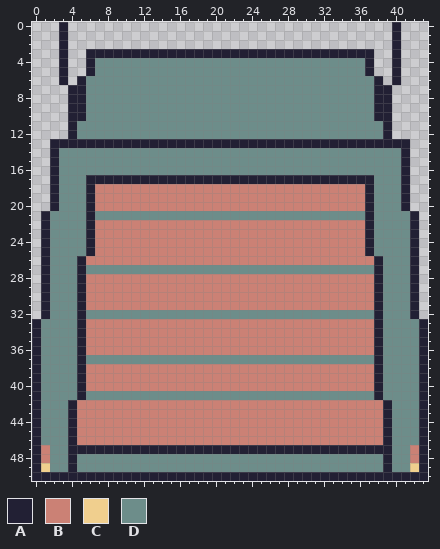
Pixel-art file, stored at src/art/truck.aseprite. The picture above is the old version.
44x51 pixels, 1 frame.
Palette (. is transparent): A #222034  B #cb8175  C #f0cf8e  D #6d8d8a
New version:
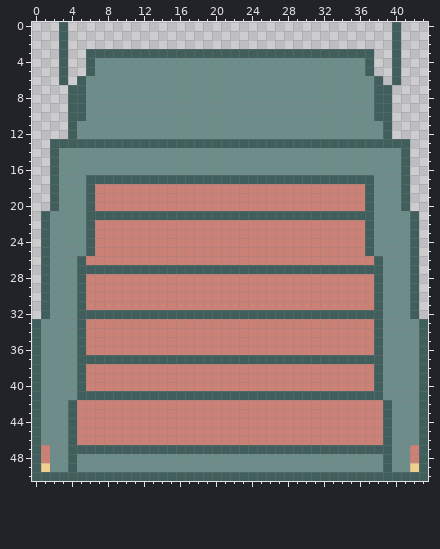
The exact change:
@@ palette @@
-A #222034
+A #3f5e5c
@@ x 0..43 @@
 20 ..ADDDABBBBBBBBBBBBBBBBBBBBBBBBBBBBBBADDDA..
-21 .ADDDDADDDDDDDDDDDDDDDDDDDDDDDDDDDDDDADDDDA.
+21 .ADDDDAAAAAAAAAAAAAAAAAAAAAAAAAAAAAAAADDDDA.
 22 .ADDDDABBBBBBBBBBBBBBBBBBBBBBBBBBBBBBADDDDA.
@@ x 0..43 @@
 26 .ADDDABBBBBBBBBBBBBBBBBBBBBBBBBBBBBBBBADDDA.
-27 .ADDDADDDDDDDDDDDDDDDDDDDDDDDDDDDDDDDDADDDA.
+27 .ADDDAAAAAAAAAAAAAAAAAAAAAAAAAAAAAAAAAADDDA.
 28 .ADDDABBBBBBBBBBBBBBBBBBBBBBBBBBBBBBBBADDDA.
@@ x 0..43 @@
 31 .ADDDABBBBBBBBBBBBBBBBBBBBBBBBBBBBBBBBADDDA.
-32 .ADDDADDDDDDDDDDDDDDDDDDDDDDDDDDDDDDDDADDDA.
+32 .ADDDAAAAAAAAAAAAAAAAAAAAAAAAAAAAAAAAAADDDA.
 33 ADDDDABBBBBBBBBBBBBBBBBBBBBBBBBBBBBBBBADDDDA
@@ x 0..43 @@
 36 ADDDDABBBBBBBBBBBBBBBBBBBBBBBBBBBBBBBBADDDDA
-37 ADDDDADDDDDDDDDDDDDDDDDDDDDDDDDDDDDDDDADDDDA
+37 ADDDDAAAAAAAAAAAAAAAAAAAAAAAAAAAAAAAAAADDDDA
 38 ADDDDABBBBBBBBBBBBBBBBBBBBBBBBBBBBBBBBADDDDA
@@ x 0..43 @@
 40 ADDDDABBBBBBBBBBBBBBBBBBBBBBBBBBBBBBBBADDDDA
-41 ADDDDADDDDDDDDDDDDDDDDDDDDDDDDDDDDDDDDADDDDA
+41 ADDDDAAAAAAAAAAAAAAAAAAAAAAAAAAAAAAAAAADDDDA
 42 ADDDABBBBBBBBBBBBBBBBBBBBBBBBBBBBBBBBBBADDDA
Changed places in both pictures, as pixel boxes (x1, y1, x2, y2):
changed: (32, 22, 428, 481)
